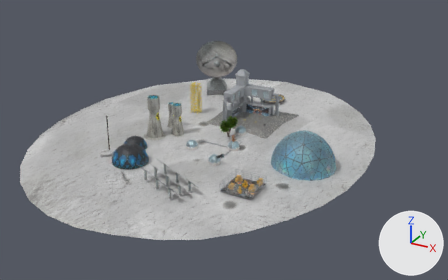
What one commit did to the Blender file PF_modelos/PF.blend.
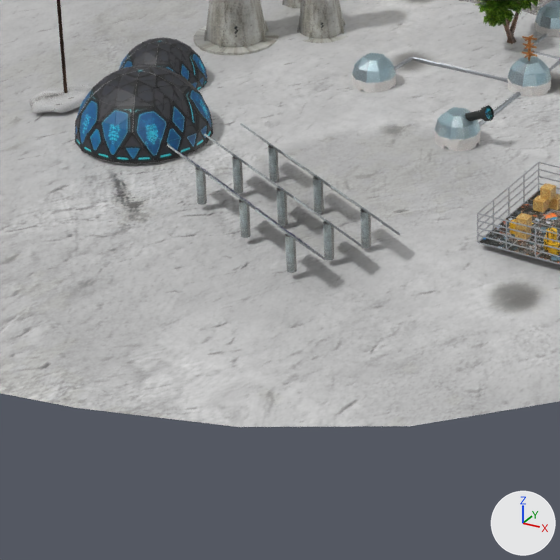
There are two pictures of each version: one whole from a 50 mm lens placed at (81.9, -169.1, 82.5), pointed at (-9.7, -2.6, -0.7), one close up on the part from 20% to 54% of the width and 45% to 98% of the height. The axes (+X, +Y, +Z) are drawn at lower right. The lights are the same throughout. The last two pictures show the newer version.

Before the edit, the objects in view are built like this:
```python
me_cylinder_002 = bpy.data.meshes.new('Cylinder.002')
me_cylinder_002.from_pydata(...)  # 1809 vertices, 1503 faces; spans x -17.5..2.7, y -48.0..-31.6, z 0.0..4.6
# faces by material slot: [1494, 9]
me_cylinder_002.materials.append(mat_metal_002)  # picture img_metal_png_002
me_cylinder_002.materials.append(mat_panel_001)  # picture img_solar_png_001
me_mesh1_003 = bpy.data.meshes.new('Mesh1.003')
me_mesh1_003.from_pydata(...)  # 3213 vertices, 5697 faces; spans x -34.3..-21.8, y -16.3..-0.6, z -0.2..14.0
# faces by material slot: [1875, 24, 1875, 24, 1875, 24]
me_mesh1_003.materials.append(mat_material_015)  # picture img_basereactor_png_002
me_mesh1_003.materials.append(mat_material_016)  # picture img_reactor_png_002
me_mesh1_003.materials.append(mat_material_017)  # picture img_basereactor_png
me_mesh1_003.materials.append(mat_material_018)  # picture img_reactor_png
me_mesh1_003.materials.append(mat_material_019)  # picture img_basereactor_png_001
me_mesh1_003.materials.append(mat_material_020)  # picture img_reactor_png_001
me_mesh_0_003 = bpy.data.meshes.new('Mesh_0.003')
me_mesh_0_003.from_pydata(...)  # 5210 vertices, 4160 faces; spans x -34.8..-20.6, y -37.7..-19.3, z 0.0..5.7
# faces by material slot: [2080, 2080]
me_mesh_0_003.materials.append(mat_material_014)  # picture img_escudo_png_001
me_mesh_0_003.materials.append(mat_material)  # picture img_escudo_png
ob_basereactor_002 = bpy.data.objects.new('baseReactor.002', me_mesh1_003)
ob_basereactor_002.location = (0.0, 0.0, 0.0)
ob_cylinder_001 = bpy.data.objects.new('Cylinder.001', me_cylinder_002)
ob_cylinder_001.location = (0.0, 0.0, 0.0)
ob_mesh_0_002 = bpy.data.objects.new('Mesh_0.002', me_mesh_0_003)
ob_mesh_0_002.location = (0.0, 0.0, 0.0)
# also in view: 'Cylinder' at (-35.9, -30.1, 6.1); 'Planetario' at (-8.0, -9.1, 3.4); 'luna' at (-8.6, 0.0, -5.8); 'Residuos' at (11.9, -30.5, 1.2)
```
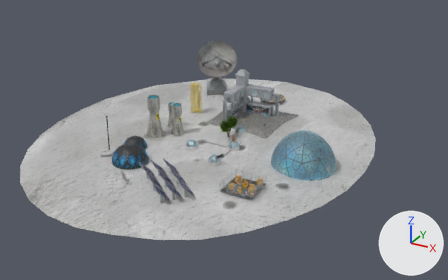
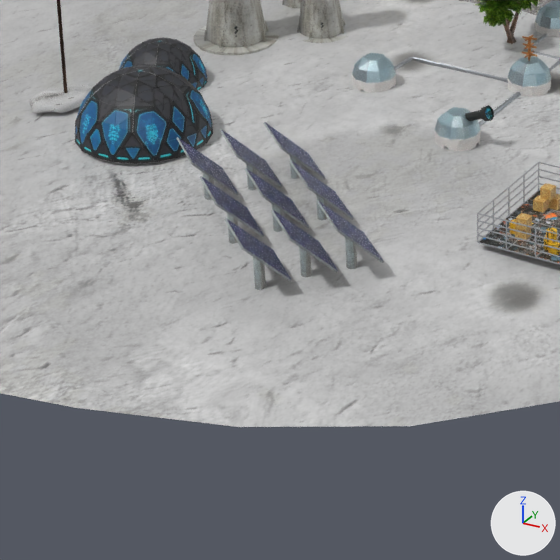
Boxes [x1, y1, x2, y2] around the edits, measured in the close-ups (560 x 560 px):
'Cylinder.024', added
    after: [176, 122, 384, 290]
    faces in mat_panel_001 (picture img_solar_png_001): [179, 122, 383, 279]
    faces in mat_metal_002 (picture img_metal_png_002): [176, 122, 384, 290]
'Cylinder.001', deleted
    before: [167, 123, 400, 273]
    faces in mat_metal_002 (picture img_metal_png_002): [167, 123, 400, 273]
    faces in mat_panel_001 (picture img_solar_png_001): [172, 144, 352, 255]

What the commit changed:
Mesh me_cylinder_024 is new.
It has 294 vertices, 236 faces and spans x 37.8..51.0, y 13.0..37.0, z -0.3..5.9.
Faces by material slot: [227, 9].
It uses material mat_metal_002 (picture img_metal_png_002).
It uses material mat_panel_001 (picture img_solar_png_001).
Object 'Cylinder.001' (ob_cylinder_001) is deleted.
Object 'Cylinder.024' (ob_cylinder_024) is new; it shows me_cylinder_024.
Its location is (0.0, 0.0, 0.0).
Its rotation in degrees is (-0.2, 1, -130).
Its scale is (0.8, 0.8, 0.8).
